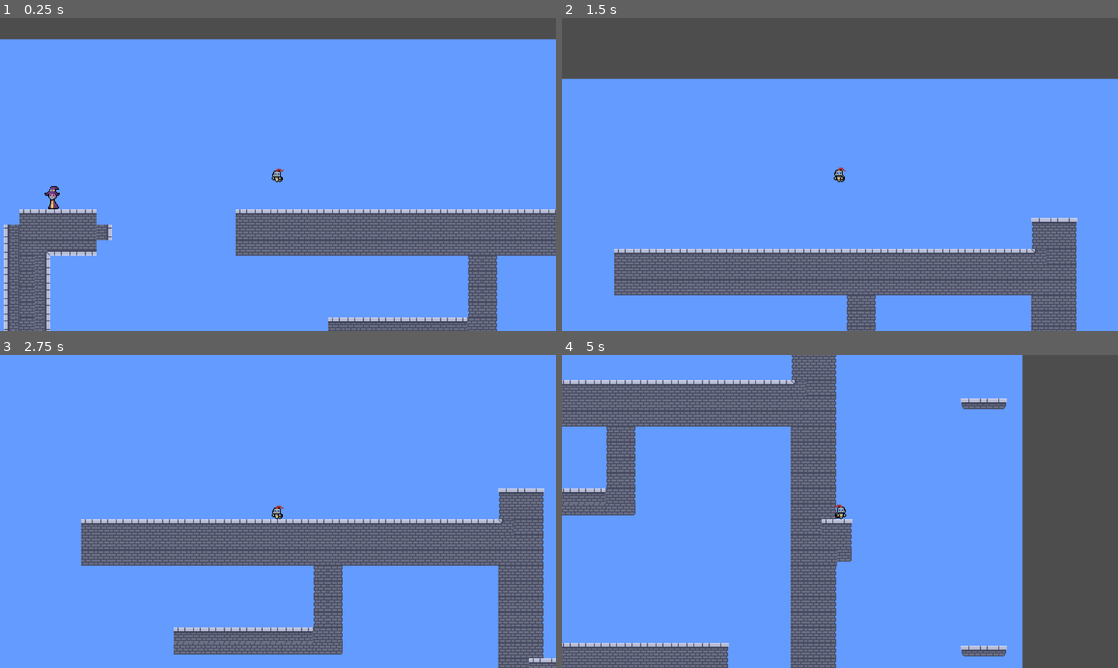
Above: before the commit, frames 1-4 (two rows, left to right).
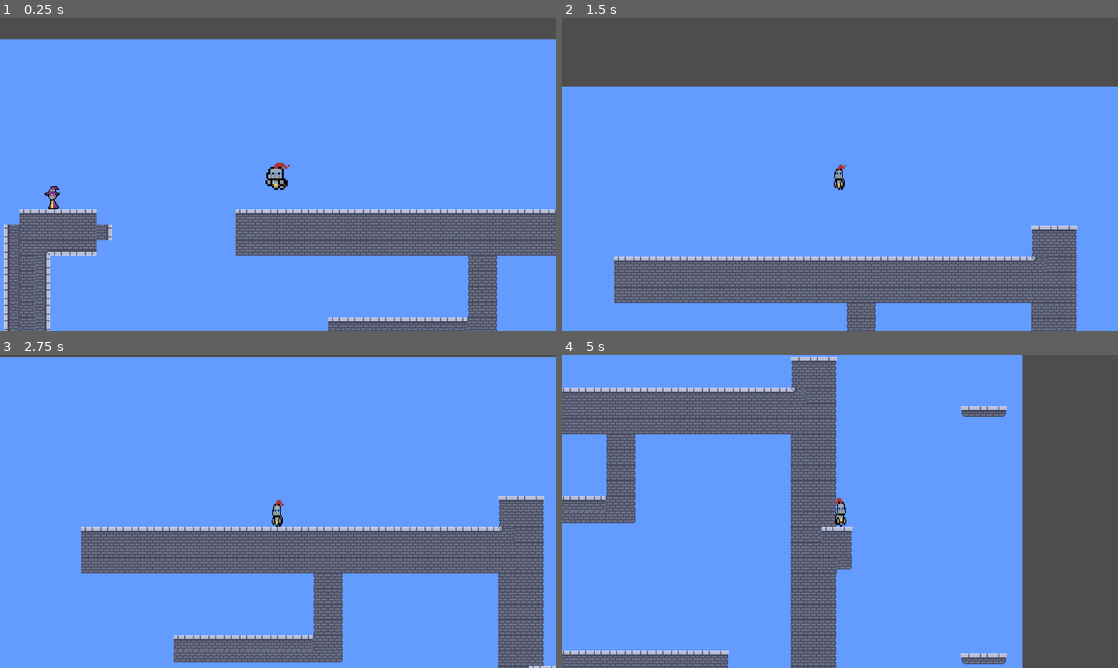
Above: after the commit, the same moments.

Repository: TheVugx/castle
Game: Godot game, scene res://Scenes/Game.tscn
Same seed, same stepped clock (60 frames per second), same inputs: the game is played once before the commit and once after it.
Inputs:
- Up to frame 1 (0.25 s): no input
- Up to frame 2 (1.5 s): tap Enter (ui_accept) at 0.5, 0.77 s; hold Right (ui_right) from 0.53 s (still down)
- Up to frame 3 (2.75 s): tap Enter (ui_accept) at 1.52 s; release Right (ui_right) at 2.03 s; hold Left (ui_left) from 2.03 s (still down)
- Up to frame 4 (5 s): release Left (ui_left) at 2.78 s; hold Right (ui_right) 2.78-4.28 s; tap Enter (ui_accept) at 3.02, 3.77, 4.52 s; hold Left (ui_left) from 4.28 s (still down)

The runs differ from the first frame. In frame 1, 0.2% of the frame differs, in the area x 47-53%, y 46-56%; in frame 2, 14%; in frame 3, 15%, in the area x 0-100%, y 0-100%; in frame 4, 14%.

Commit message:
WIP animaciones

Diff:
--- a/Scenes/Componentes/knight.tscn
+++ b/Scenes/Componentes/knight.tscn
@@ -1,9 +1,10 @@
-[gd_scene load_steps=13 format=3 uid="uid://bldv21egqvswk"]
+[gd_scene load_steps=14 format=3 uid="uid://bldv21egqvswk"]
 
 [ext_resource type="Script" uid="uid://bgaj2mhbwqh32" path="res://Scripts/knight.gd" id="1_5suxn"]
 [ext_resource type="Texture2D" uid="uid://chxmxr8ni3hjs" path="res://Assets/Knight/Knight Idle-Sheet 16x16.png" id="2_8p54a"]
 [ext_resource type="Texture2D" uid="uid://btmfsmcldsamc" path="res://Assets/Spritesheet.png" id="2_823gs"]
 [ext_resource type="Texture2D" uid="uid://cfv0ytcmjhu82" path="res://Assets/Knight/Knight Walk-Sheet 16x16.png" id="3_ggciv"]
+[ext_resource type="Texture2D" uid="uid://ydylulehbtpu" path="res://Assets/Knight/Knight Jump-Sheet 16x16.png" id="4_7nppm"]
 [ext_resource type="Texture2D" uid="uid://t5ctlp4qgnfg" path="res://Assets/Knight/Knight Power UP-Sheet 16x16.png" id="4_xenix"]
 
 [sub_resource type="RectangleShape2D" id="RectangleShape2D_gxmbu"]
@@ -163,53 +164,78 @@
 
 [sub_resource type="Animation" id="Animation_gxmbu"]
 resource_name = "jump"
-tracks/0/type = "value"
-tracks/0/imported = false
-tracks/0/enabled = true
-tracks/0/path = NodePath("Sprite2D:texture")
-tracks/0/interp = 1
-tracks/0/loop_wrap = true
-tracks/0/keys = {
-"times": PackedFloat32Array(0),
-"transitions": PackedFloat32Array(1),
-"update": 1,
-"values": [ExtResource("2_8p54a")]
-}
-tracks/1/type = "value"
-tracks/1/imported = false
-tracks/1/enabled = true
-tracks/1/path = NodePath("Sprite2D:hframes")
-tracks/1/interp = 1
-tracks/1/loop_wrap = true
-tracks/1/keys = {
-"times": PackedFloat32Array(0),
-"transitions": PackedFloat32Array(1),
-"update": 1,
-"values": [4]
-}
-tracks/2/type = "value"
-tracks/2/imported = false
-tracks/2/enabled = true
-tracks/2/path = NodePath("Sprite2D:vframes")
-tracks/2/interp = 1
-tracks/2/loop_wrap = true
-tracks/2/keys = {
-"times": PackedFloat32Array(0),
-"transitions": PackedFloat32Array(1),
-"update": 1,
-"values": [1]
-}
-tracks/3/type = "value"
-tracks/3/imported = false
-tracks/3/enabled = true
-tracks/3/path = NodePath("Sprite2D:frame")
-tracks/3/interp = 1
-tracks/3/loop_wrap = true
-tracks/3/keys = {
-"times": PackedFloat32Array(0, 0.1, 0.2, 0.3),
-"transitions": PackedFloat32Array(1, 1, 1, 1),
-"update": 1,
-"values": [0, 1, 2, 3]
+length = 0.52
+tracks/0/type = "value"
+tracks/0/imported = false
+tracks/0/enabled = true
+tracks/0/path = NodePath("Sprite2D:texture")
+tracks/0/interp = 1
+tracks/0/loop_wrap = true
+tracks/0/keys = {
+"times": PackedFloat32Array(0),
+"transitions": PackedFloat32Array(1),
+"update": 1,
+"values": [ExtResource("4_7nppm")]
+}
+tracks/1/type = "value"
+tracks/1/imported = false
+tracks/1/enabled = true
+tracks/1/path = NodePath("Sprite2D:hframes")
+tracks/1/interp = 1
+tracks/1/loop_wrap = true
+tracks/1/keys = {
+"times": PackedFloat32Array(0),
+"transitions": PackedFloat32Array(1),
+"update": 1,
+"values": [6]
+}
+tracks/2/type = "value"
+tracks/2/imported = false
+tracks/2/enabled = true
+tracks/2/path = NodePath("Sprite2D:vframes")
+tracks/2/interp = 1
+tracks/2/loop_wrap = true
+tracks/2/keys = {
+"times": PackedFloat32Array(0),
+"transitions": PackedFloat32Array(1),
+"update": 1,
+"values": [1]
+}
+tracks/3/type = "value"
+tracks/3/imported = false
+tracks/3/enabled = true
+tracks/3/path = NodePath("Sprite2D:frame")
+tracks/3/interp = 1
+tracks/3/loop_wrap = true
+tracks/3/keys = {
+"times": PackedFloat32Array(0, 0.1, 0.2, 0.3, 0.4, 0.5),
+"transitions": PackedFloat32Array(1, 1, 1, 1, 1, 1),
+"update": 1,
+"values": [0, 1, 2, 3, 4, 5]
+}
+tracks/4/type = "value"
+tracks/4/imported = false
+tracks/4/enabled = true
+tracks/4/path = NodePath("ManoI:position")
+tracks/4/interp = 1
+tracks/4/loop_wrap = true
+tracks/4/keys = {
+"times": PackedFloat32Array(0, 0.1, 0.2, 0.3, 0.4, 0.5),
+"transitions": PackedFloat32Array(300, 300, 300, 300, 300, 300),
+"update": 0,
+"values": [Vector2(-4.5, 4), Vector2(-4.5, 5), Vector2(-4.5, 2), Vector2(-4.5, 4), Vector2(-4.5, 4), Vector2(-4.5, 5)]
+}
+tracks/5/type = "value"
+tracks/5/imported = false
+tracks/5/enabled = true
+tracks/5/path = NodePath("ManoD:position")
+tracks/5/interp = 1
+tracks/5/loop_wrap = true
+tracks/5/keys = {
+"times": PackedFloat32Array(0, 0.1, 0.2, 0.3, 0.4, 0.5),
+"transitions": PackedFloat32Array(300, 300, 300, 300, 300, 300),
+"update": 0,
+"values": [Vector2(2, 4), Vector2(2, 5), Vector2(2, 2), Vector2(2, 4), Vector2(2, 4), Vector2(2, 5)]
 }
 
 [sub_resource type="Animation" id="Animation_tsnd6"]
@@ -327,6 +353,7 @@
 }
 
 [node name="knight" type="CharacterBody2D"]
+scale = Vector2(2, 2)
 script = ExtResource("1_5suxn")
 
 [node name="ManoI" type="Sprite2D" parent="."]
